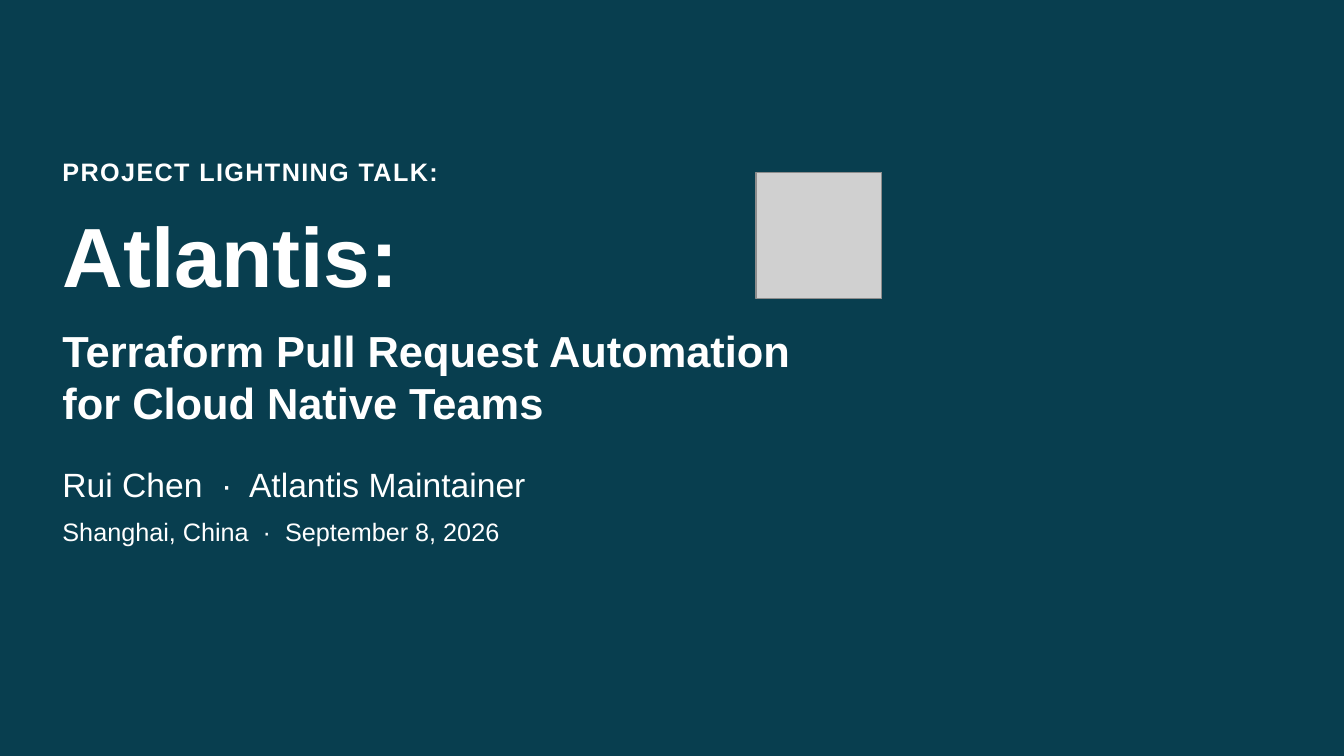
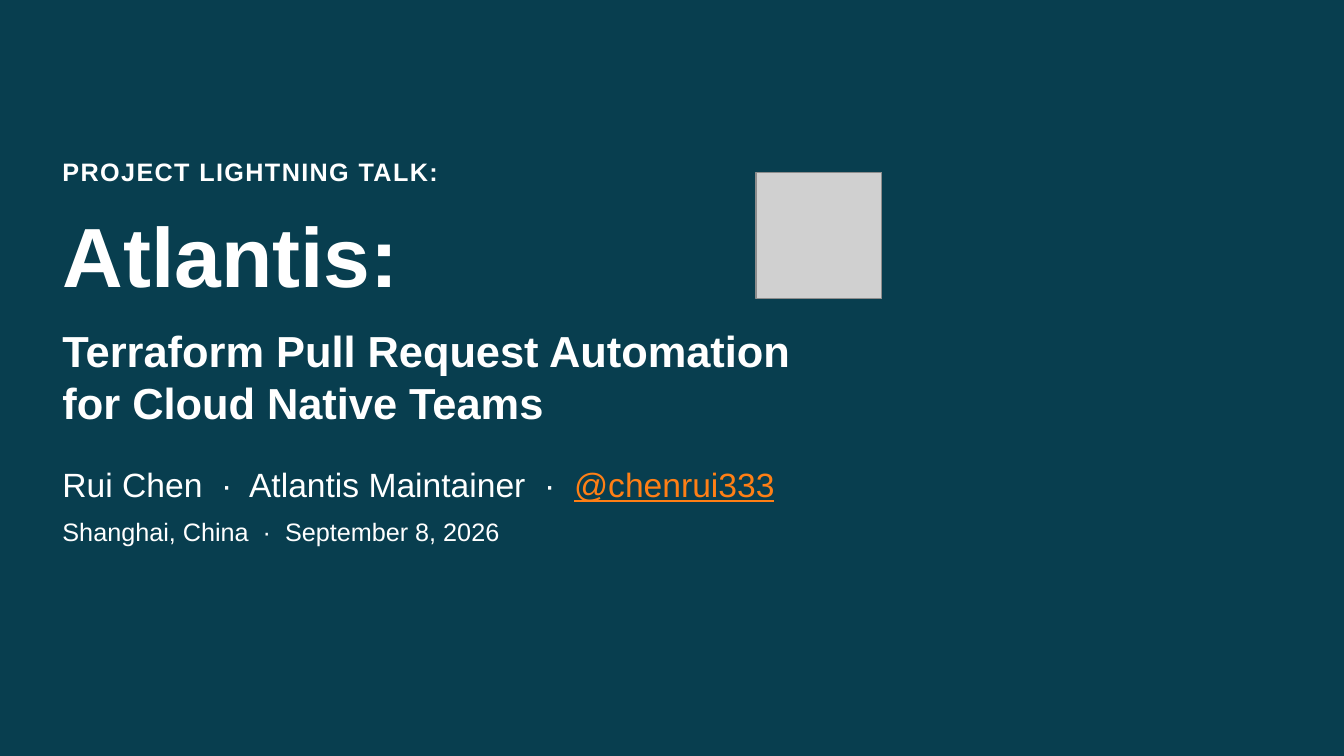
Before and after one commit to chenrui333/atlantis-talk, a slide deck: slide 1 of talks/kubecon-china-2026-atlantis-lightning/slides.pptx. Drawn at 1344x756 pixels with LibreOffice and Linux fonts; fonts in the diff are those of the drawing; grey boxes stand for pictures; background and template pictures are left out. Boxes give left, top, right and bottom in pixels: in the first picture for what was removed or moved away, otherwise in the second. Text is boxed around its words. In the diff, an @@ line names an element or a change of style, - is before the commit and + after.

```diff
--- a/talks/kubecon-china-2026-atlantis-lightning/slides.pptx
+++ b/talks/kubecon-china-2026-atlantis-lightning/slides.pptx
@@ text at (x1=62, y1=472, x2=774, y2=502): text changed @@
-Rui Chen · Atlantis Maintainer
+Rui Chen · Atlantis Maintainer · @chenrui333
```
Also in this commit, not shown: 6 other files.
